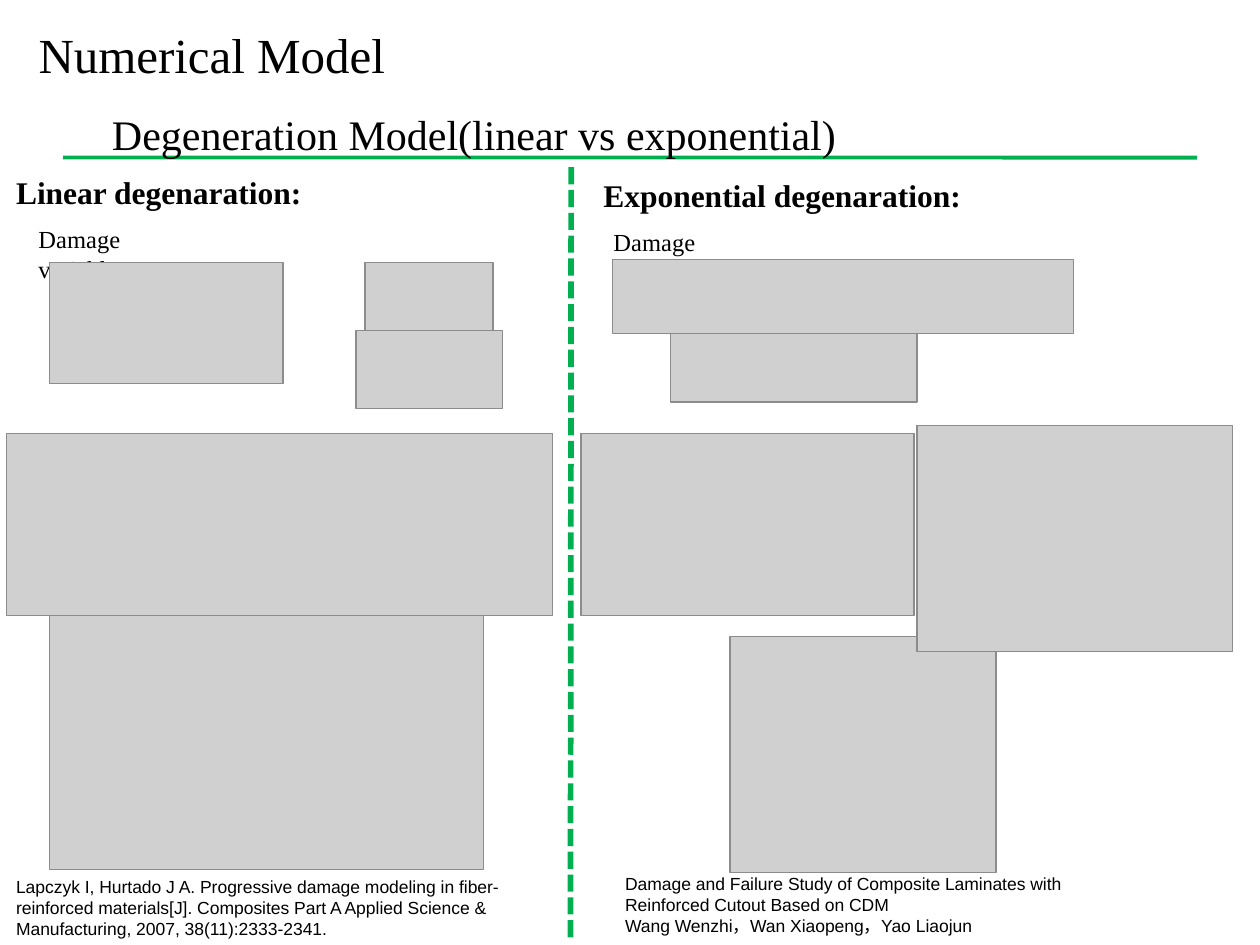
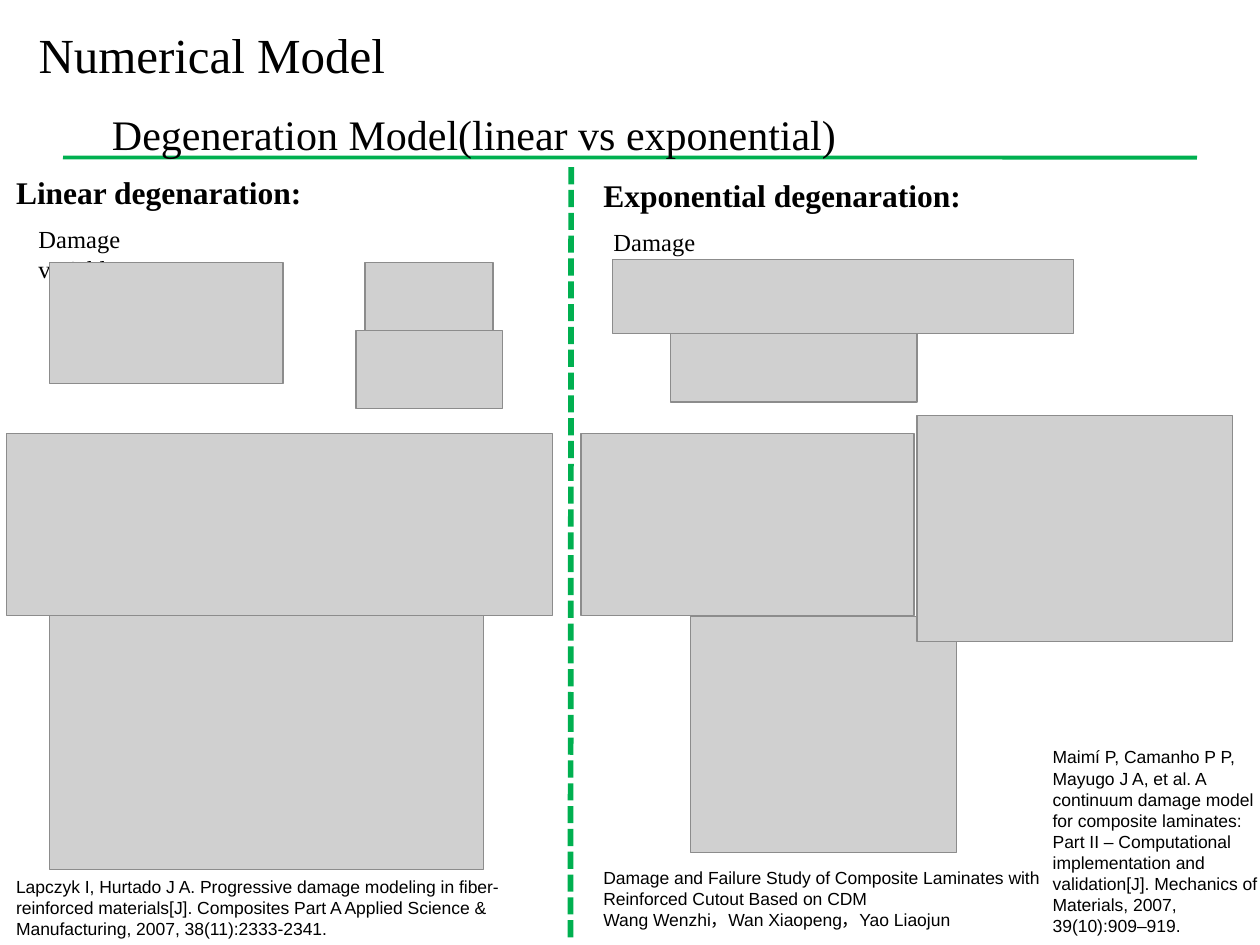
Before and after one commit to Chu2015/UMAThashinlinear4, a slide deck: slide 6 of 组会报告/组会20180110.pptx (slide 5 before the commit). Drawn at 1260x945 pixels with LibreOffice and Linux fonts; fonts in the diff are those of the drawing; grey boxes stand for pictures; background and template pictures are left out. Boxes give left, top, right and bottom in pixels: in the first picture for what was removed or moved away, otherwise in the second. Text is boxed around its words. In the diff, an @@ line names an element or a change of style, - is before the commit and + after.

```diff
--- a/组会报告/组会20180110.pptx
+++ b/组会报告/组会20180110.pptx
@@ picture: place and size @@
-picture at [917,426,1232,651]
+picture at [917,416,1232,641]
@@ picture: place and size @@
-picture at [730,636,995,872]
+picture at [690,617,956,853]
@@ text added at [1053,750,1258,936], 10 pt, text #000000 @@
+Maimí P, Camanho P P, Mayugo J A, et al. A continuum damage model for composite laminates: Part II – Computational implementation and validation[J]. Mechanics of Materials, 2007, 39(10):909–919.
@@ text "Damage and Failure Study of ...": place and size @@
-text "Damage and Failure Study of ..." at [625,877,1061,936]
+text "Damage and Failure Study of ..." at [603,871,1040,930]
```
Also in this commit, not shown: 3 other slides changed, 1 slide added, 4 slides removed.
